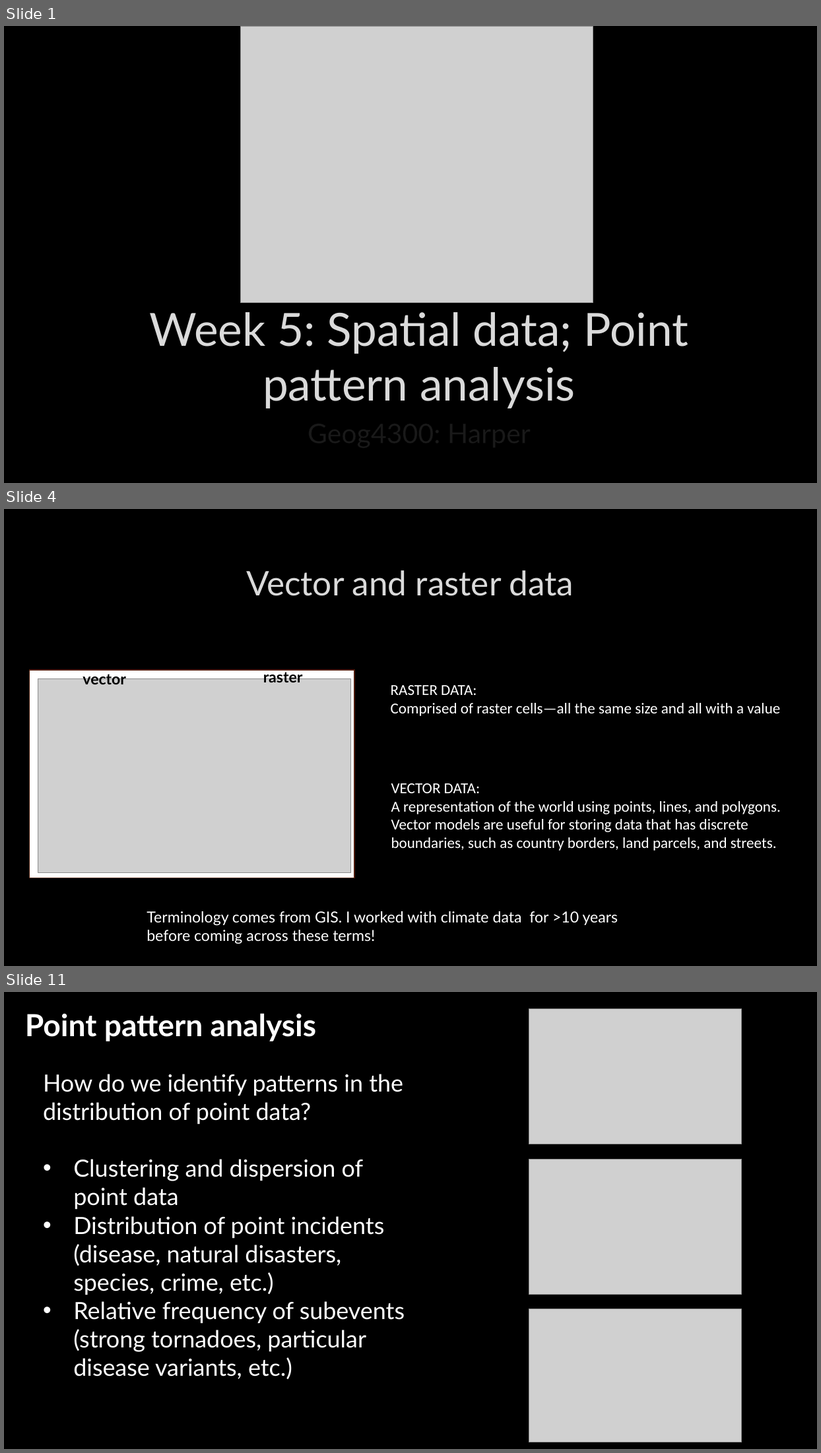
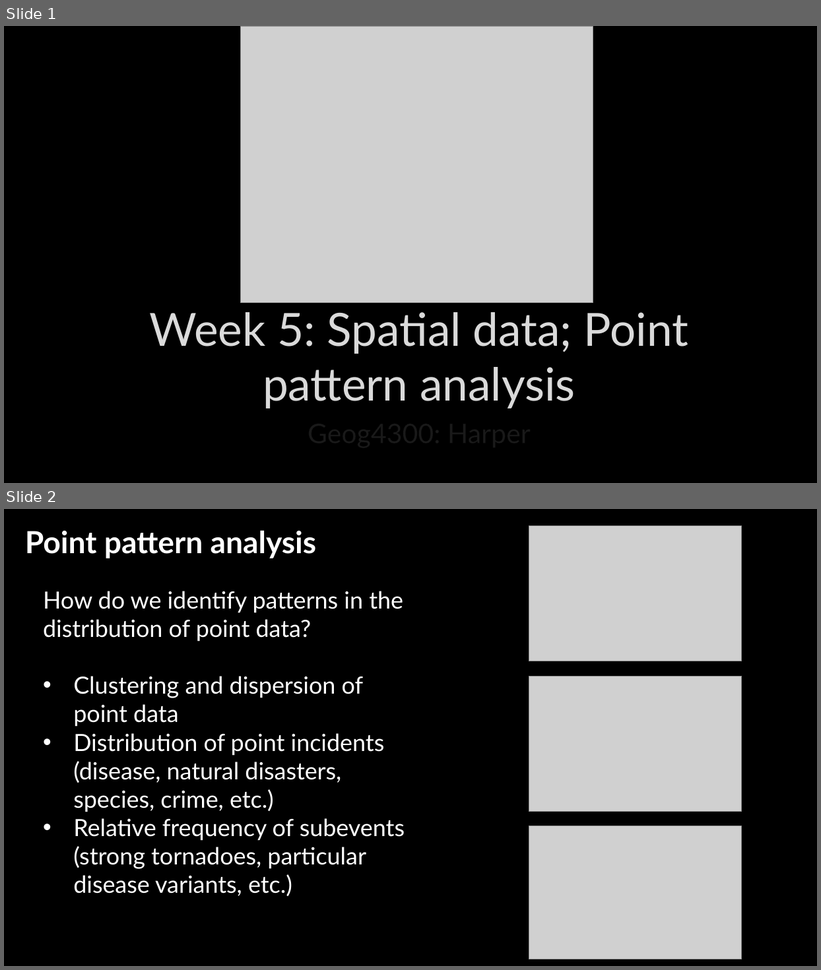
Before and after one commit to communitymaplab/geog4300_datascience, a slide deck: in_class_slides/geog4300_L07 Point pattern analysis and MAUP.pptx. Shown one above the other, each under a label of ours: slides 1, 4 and 11 before the commit, slides 1 and 2 after it; the slides between them are not shown. The pictures are 821x1453 and 821x970 pixels, drawn with LibreOffice and Linux fonts; fonts in the diff are those of the drawing; grey boxes stand for pictures; background and template pictures are left out. Boxes give left, top, right and bottom in pixels: in the first picture for what was removed or moved away, otherwise in the second. Text is boxed around its words. In the diff, an @@ line names an element or a change of style, - is before the commit and + after.

```diff
--- a/in_class_slides/geog4300_L07 Point pattern analysis and MAUP.pptx
+++ b/in_class_slides/geog4300_L07 Point pattern analysis and MAUP.pptx
@@ slide 4 removed at bbox=[4, 509, 817, 966], background picture (left out) @@
@@ title removed at bbox=[246, 570, 574, 596] @@
-Vector and raster data
@@ group removed at bbox=[30, 669, 354, 879]: 2 texts, 1 rectangle, 1 picture @@
-vector
-raster
@@ text removed at bbox=[391, 685, 780, 716] @@
-RASTER DATA:
-Comprised of raster cells—all the same size and all with a value
@@ text removed at bbox=[391, 784, 781, 851] @@
-VECTOR DATA:
-A representation of the world using points, lines, and polygons. Vector models are useful for storing data that has discrete boundaries, such as country borders, land parcels, and streets.
@@ text removed at bbox=[147, 912, 618, 945] @@
-Terminology comes from GIS. I worked with climate data for >10 years before coming across these terms!
@@ what was slide 11 is now slide 2 @@
```
Also in this commit, not shown: 8 other slides removed, 4 other files.
